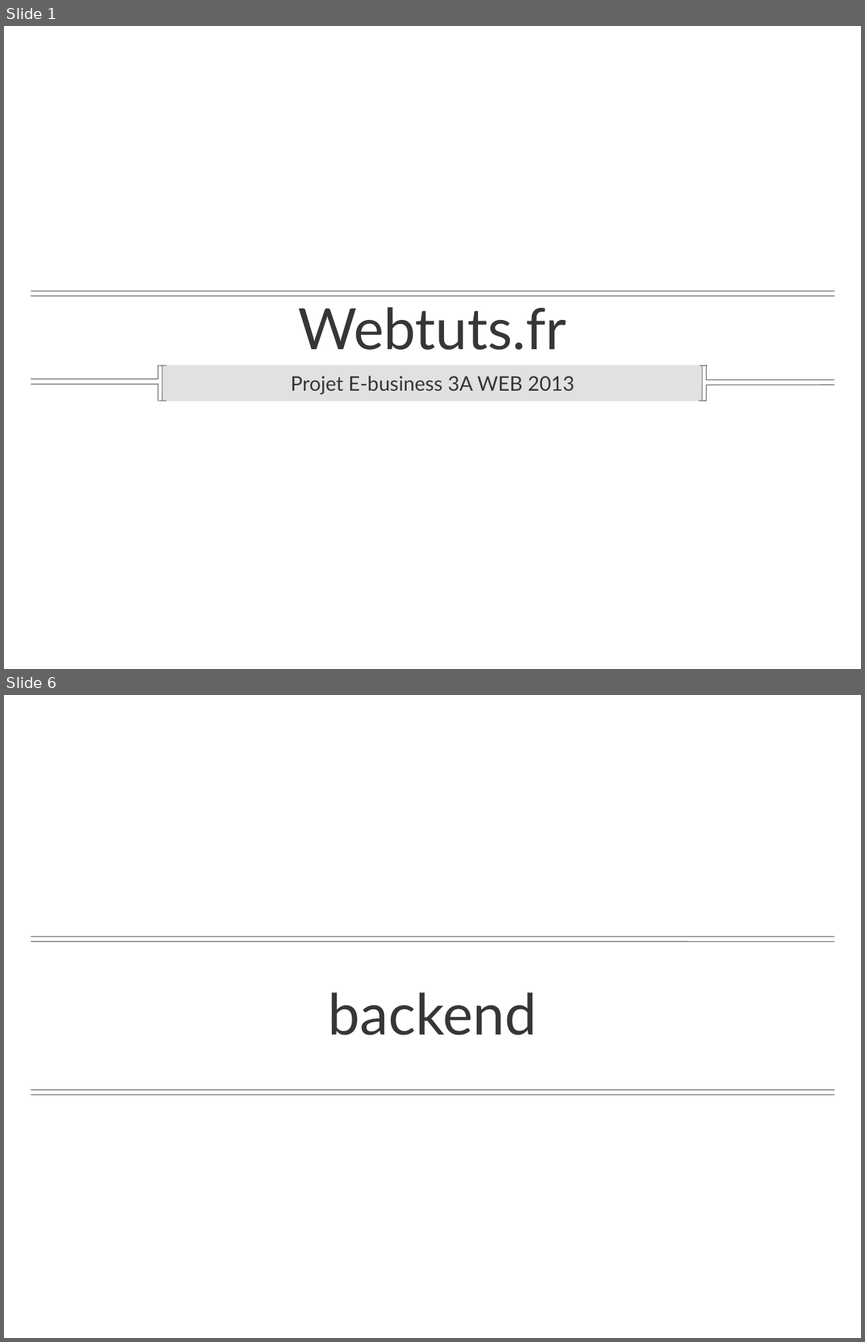
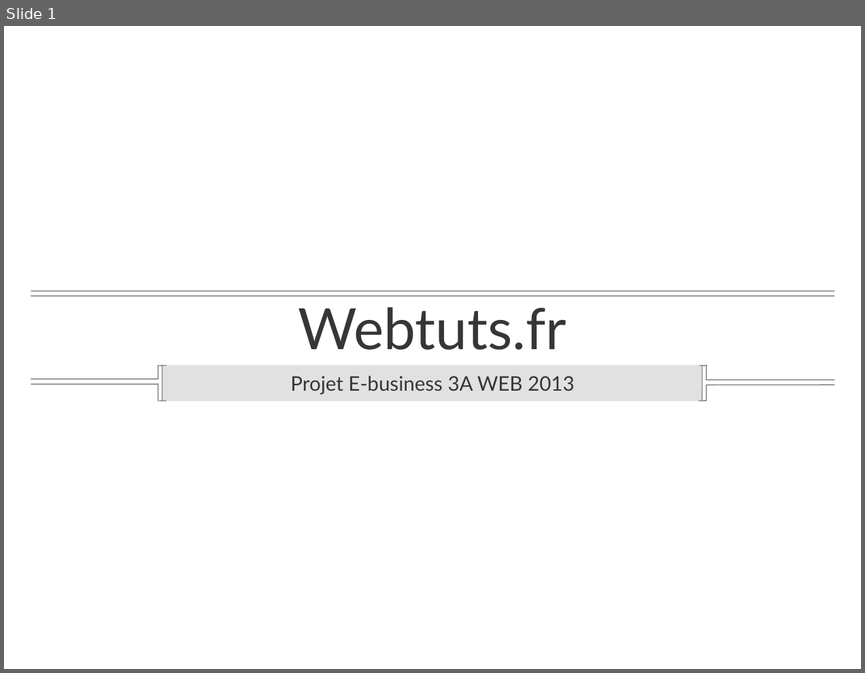
Before and after one commit to fitzlucassen/Webtuts.fr, a slide deck: documents/blog.ppt. Shown one above the other, each under a label of ours: slides 1 and 6 before the commit, slide 1 after it; the slides between them are not shown. The pictures are 865x1342 and 865x673 pixels, drawn with LibreOffice and Linux fonts; fonts in the diff are those of the drawing; background and template pictures are left out. Boxes give left, top, right and bottom in pixels: in the first picture for what was removed or moved away, otherwise in the second. Text is boxed around its words. In the diff, an @@ line names an element or a change of style, - is before the commit and + after.

```diff
--- a/documents/blog.ppt
+++ b/documents/blog.ppt
@@ slide 6 removed at (4, 695, 861, 1338), background picture (left out) @@
@@ line removed from (834, 936) to (31, 936) @@
@@ line removed from (834, 941) to (31, 941) @@
@@ title removed at (328, 992, 536, 1035) @@
-backend
@@ line removed from (834, 1089) to (31, 1089) @@
@@ line removed from (834, 1094) to (31, 1094) @@
```
Also in this commit, not shown: 3 slides changed, 6 slides added, 3 other slides removed, 3 other files.
